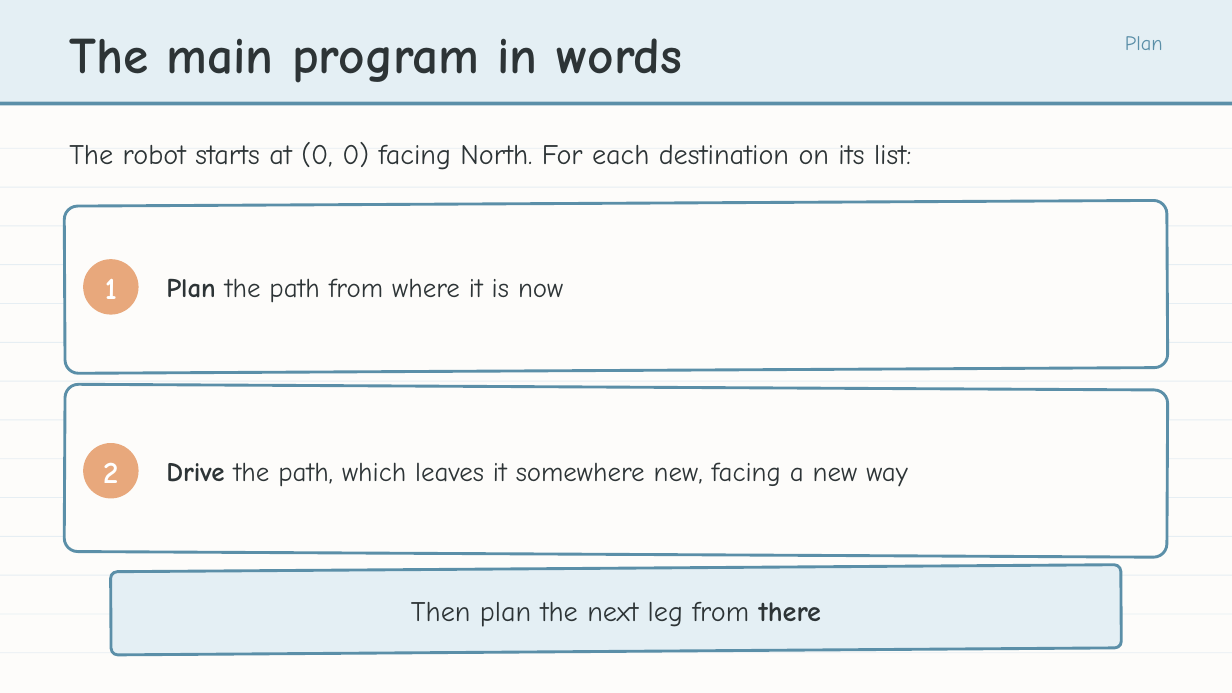
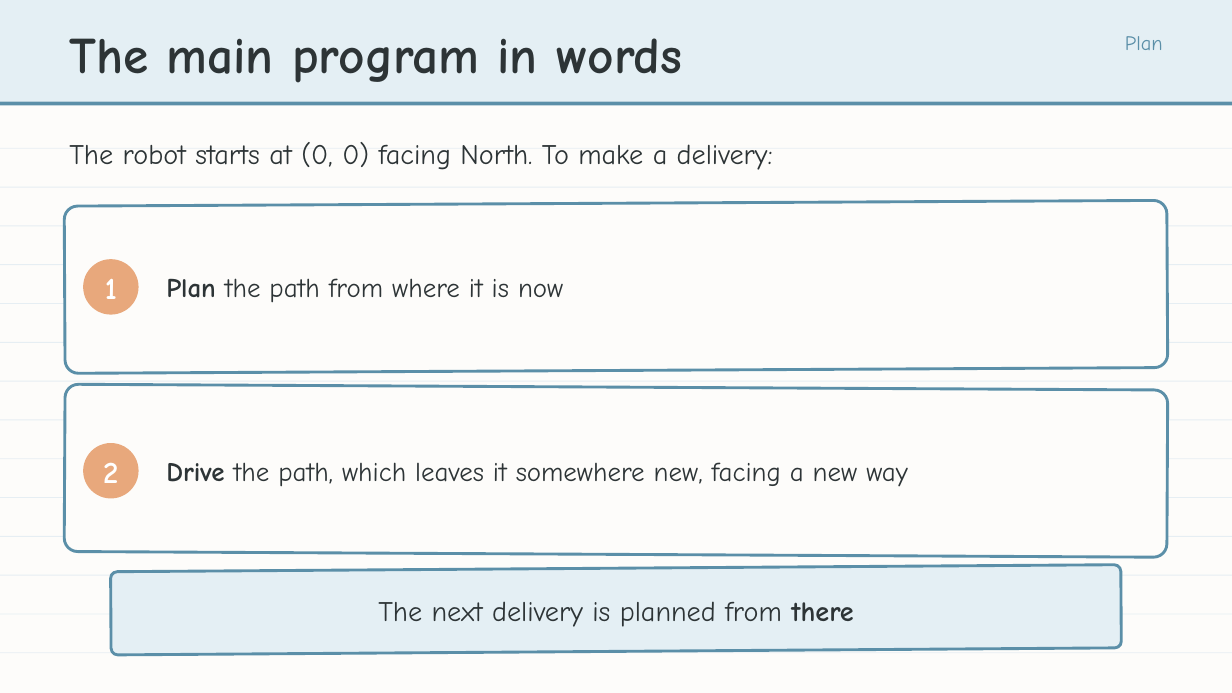
Before and after one commit to bradamiller/LearningPython, a slide deck: slide 3 of static/slides/module-04-manhattan/module-4-lesson-01-the-main-program.pptx. Drawn at 1232x693 pixels with LibreOffice and Linux fonts; fonts in the diff are those of the drawing. Boxes give left, top, right and bottom in pixels: in the first picture for what was removed or moved away, otherwise in the second. Text is boxed around its words. In the diff, an @@ line names an element or a change of style, - is before the commit and + after.

```diff
--- a/static/slides/module-04-manhattan/module-4-lesson-01-the-main-program.pptx
+++ b/static/slides/module-04-manhattan/module-4-lesson-01-the-main-program.pptx
@@ text at <box>69,142,773,170</box>: text changed @@
-The robot starts at (0, 0) facing North. For each destination on its list:
+The robot starts at (0, 0) facing North. To make a delivery:
@@ text at <box>378,601,853,627</box>: text changed @@
-Then plan the next leg from there
+The next delivery is planned from there
```
Also in this commit, not shown: 16 other slides changed, 10 slides added, 5 other files.
